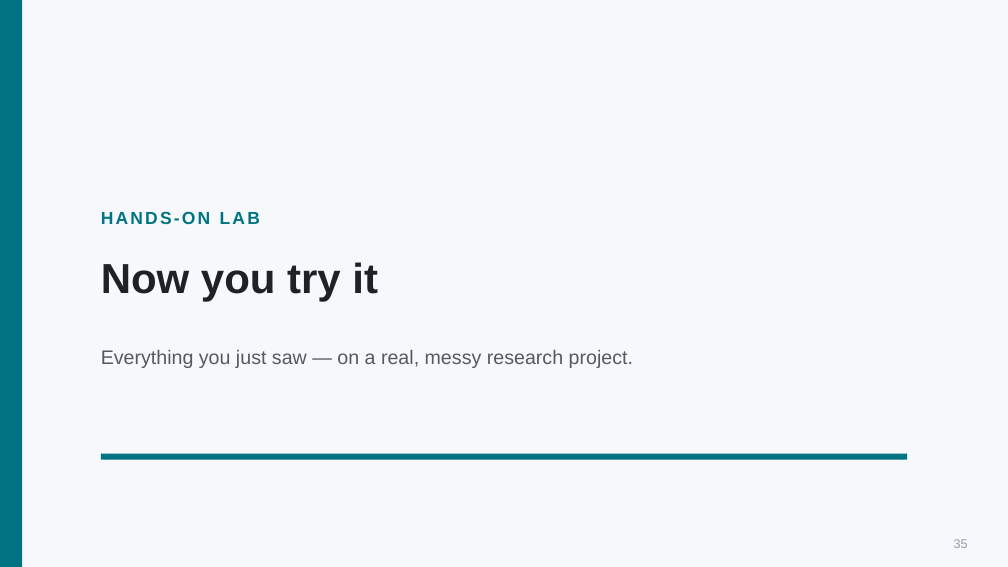
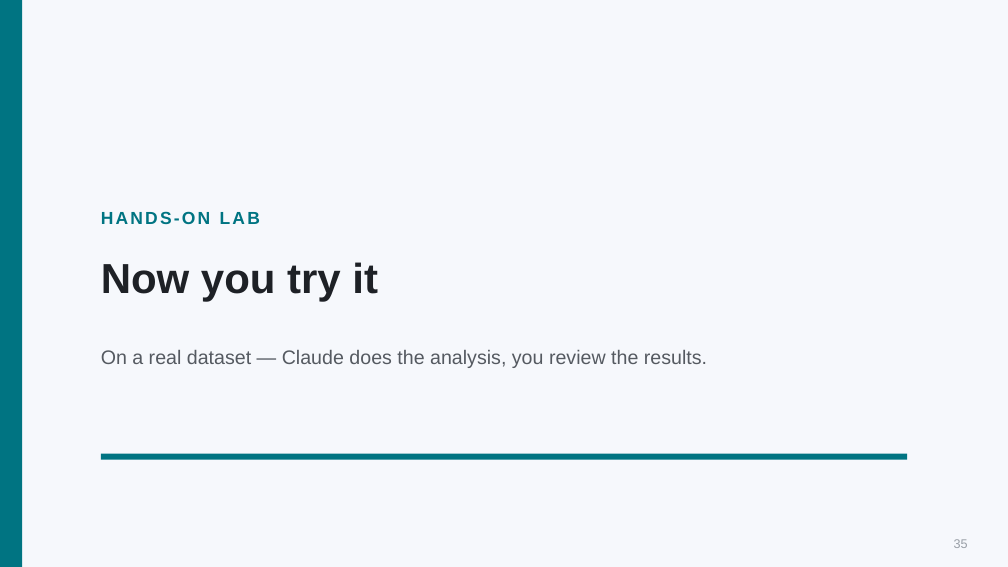
Before and after one commit to PursuitOfDataScience/uchicago-workshops, a slide deck: slide 35 of claude-code-tutorial/claude-code-tutorial.pptx. Drawn at 1008x567 pixels with LibreOffice and Linux fonts; fonts in the diff are those of the drawing. Boxes give left, top, right and bottom in pixels: in the first picture for what was removed or moved away, otherwise in the second. Text is boxed around its words. In the diff, an @@ line names an element or a change of style, - is before the commit and + after.

```diff
--- a/claude-code-tutorial/claude-code-tutorial.pptx
+++ b/claude-code-tutorial/claude-code-tutorial.pptx
@@ text at (101,350,707,368): text changed @@
-Everything you just saw — on a real, messy research project.
+On a real dataset — Claude does the analysis, you review the results.
```
Also in this commit, not shown: 3 other slides changed, 51 other files.
